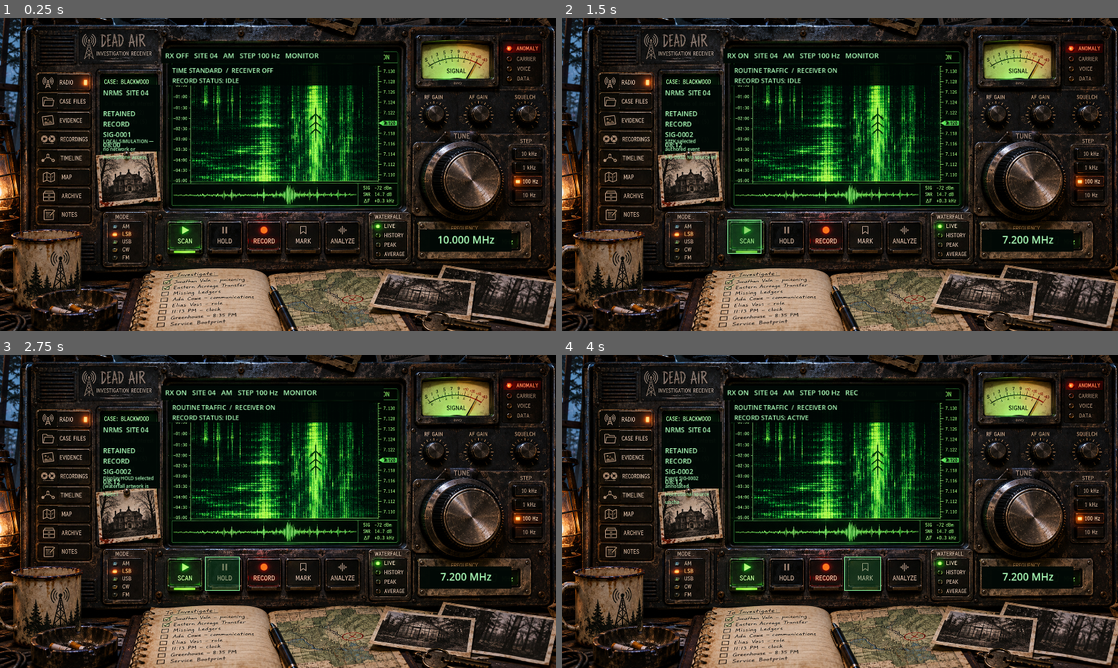
Above: before the commit, frames 1-4 (two rows, left to right).
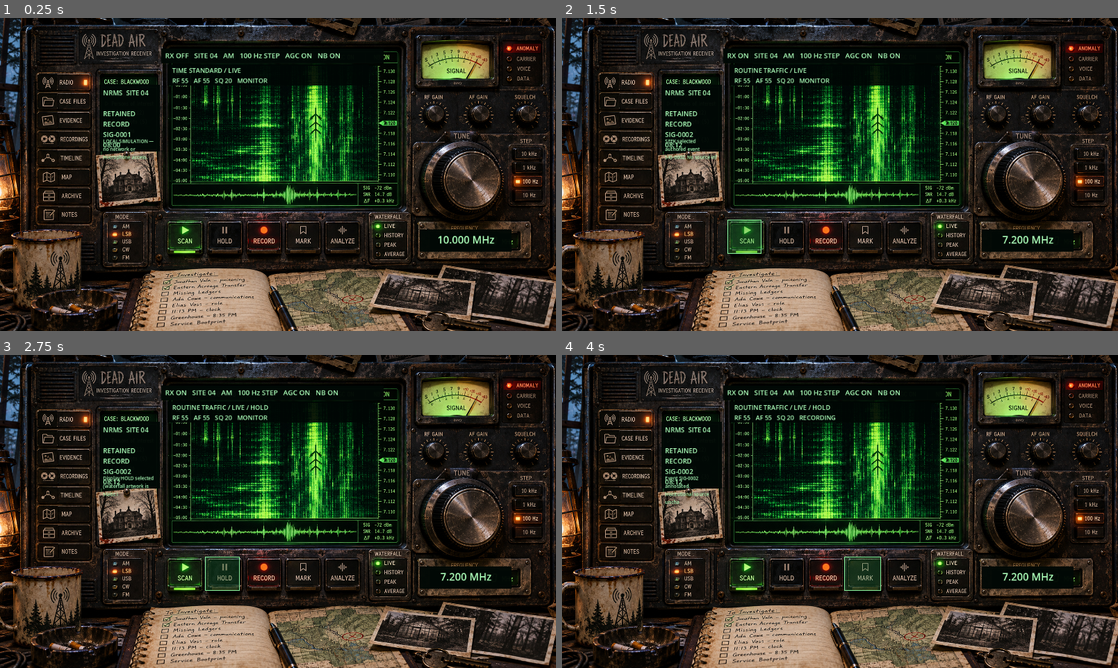
Above: after the commit, the same moments.

Repository: nuentoter/dead-air
Game: Godot game, scene res://scenes/main.tscn
The game is run twice, just before and just after one commit, with the same random seed, the same clock (stepped at 60 frames per second) and the same inputs.
Inputs (mouse positions are in pixels of both pictures, inside the frame that each line leads up to):
- Up to frame 1 (0.25 s): no input
- Up to frame 2 (1.5 s): click (623, 80) at 0.5 s; click (745, 237) at 1.25 s
- Up to frame 3 (2.75 s): click (222, 574) at 2 s
- Up to frame 4 (4 s): click (823, 574) at 2.75 s; click (862, 574) at 3.5 s

The runs differ from the first frame. In frame 1, 0.5% of the frame differs, in the area x 31-62%, y 11-22%; in frame 2, 0.5%; in frame 3, 0.5%, in the area x 31-61%, y 11-22%; in frame 4, 0.5%.

Commit message:
Make on-photo RF/AF/squelch knobs, AGC/NB and waterfall keys respond

Diff:
--- a/scripts/illustrated_receiver.gd
+++ b/scripts/illustrated_receiver.gd
@@ -17,6 +17,7 @@
 var power_button: Button
 var step_hz := 100
 var hold_display := false
+var waterfall_mode := "LIVE"
 var analysis_panel: PanelContainer
 var analysis_label: Label
 var analysis_visible := false
@@ -119,6 +120,16 @@
 		[10000, 381], [1000, 434], [100, 487], [10, 541]
 	]:
 		_hit("STEP " + str(entry[0]) + " Hz", Rect2(1515, int(entry[1]), 93, 45), _set_step.bind(int(entry[0])))
+
+	# On-photo RF/AF/SQUELCH knobs: tap to change their saved simulated
+	# audio controls. Their visible instrument readout reflects each change.
+	_hit("RF GAIN", Rect2(1245, 217, 108, 115), _adjust_knob.bind("rf_gain"))
+	_hit("AF GAIN", Rect2(1360, 217, 106, 115), _adjust_knob.bind("af_gain"))
+	_hit("SQUELCH", Rect2(1494, 217, 109, 115), _adjust_knob.bind("squelch"))
+	_hit("AGC", Rect2(977, 97, 83, 39), _toggle_feature.bind("agc"))
+	_hit("NB", Rect2(1065, 97, 93, 39), _toggle_feature.bind("nb"))
+	for item in [["LIVE", 608], ["HISTORY", 640], ["PEAK", 672], ["AVERAGE", 702]]:
+		_hit("WATERFALL " + String(item[0]), Rect2(1100, int(item[1]), 120, 28), _select_waterfall_mode.bind(String(item[0])))
 
 	# Tuning dial: tap left/right side or swipe/drag to tune. A real touch
 	# drag is handled by gui_input; there are no invisible off-knob +/- zones.
@@ -214,10 +225,11 @@
 	var freq := float(data.get("frequency_mhz", 10.0))
 	var event_id := String(data.get("selected_event_id", "SIG-0001"))
 	var event: Dictionary = host._find_event(event_id)
-	header_label.text = ("RX ON" if on else "RX OFF") + "   SITE 04   " + mode + "   STEP " + _step_name() + "   " + ("REC" if host.monitor_capture.is_recording() else "MONITOR")
+	var controls: Dictionary = data.get("receiver_controls", {})
+	header_label.text = ("RX ON" if on else "RX OFF") + "   SITE 04   " + mode + "   " + _step_name() + " STEP   AGC " + ("ON" if bool(controls.get("agc", true)) else "OFF") + "   NB " + ("ON" if bool(controls.get("nb", true)) else "OFF")
 	freq_label.text = "%.3f MHz" % freq
 	event_label.text = "NRMS  SITE 04\n\nRETAINED RECORD\n" + event_id + "\n" + String(event.get("time_label", "--")) + "\n" + String(event.get("identifier", ""))
-	signal_label.text = String(event.get("kind", "UNKNOWN")) + "  /  " + ("RECEIVER ON" if on else "RECEIVER OFF") + "\nRECORD STATUS: " + ("ACTIVE" if host.monitor_capture.is_recording() else "IDLE")
+	signal_label.text = String(event.get("kind", "UNKNOWN")) + " / " + waterfall_mode + (" / HOLD" if hold_display else "") + "\nRF %d   AF %d   SQ %d   " % [int(controls.get("rf_gain", 55)), int(controls.get("af_gain", 55)), int(controls.get("squelch", 20))] + ("RECORDING" if host.monitor_capture.is_recording() else "MONITOR")
 	feedback_label.text = host.status_message.left(52)
 	recording_button.tooltip_text = "STOP MONITOR RECORDING" if host.monitor_capture.is_recording() else "RECORD MONITOR (+30s)"
 	if analysis_visible:
@@ -320,6 +332,26 @@
 	_dial_total -= float(moves) * 11.0
 	_tune(moves)
 
+func _adjust_knob(name: String) -> void:
+	var controls: Dictionary = host.game.data.get("receiver_controls", {})
+	var current := int(controls.get(name, 50))
+	var next_value := (current + 10) % 110
+	host._set_receiver_control(name, next_value)
+	host.status_message = name.to_upper().replace("_", " ") + ": " + str(next_value) + "%"
+	refresh_from_game()
+
+func _toggle_feature(name: String) -> void:
+	var controls: Dictionary = host.game.data.get("receiver_controls", {})
+	var next_value := not bool(controls.get(name, true))
+	host._set_receiver_control(name, next_value)
+	host.status_message = name.to_upper() + (" ON" if next_value else " OFF") + " (synthetic monitor)"
+	refresh_from_game()
+
+func _select_waterfall_mode(mode: String) -> void:
+	waterfall_mode = mode
+	host.status_message = "Waterfall " + mode + " selected. Photograph is static in this test build."
+	refresh_from_game()
+
 func _hold() -> void:
 	hold_display = not hold_display
 	host.status_message = "Display HOLD selected (waterfall artwork is static in this test build)." if hold_display else "Display HOLD cleared."
